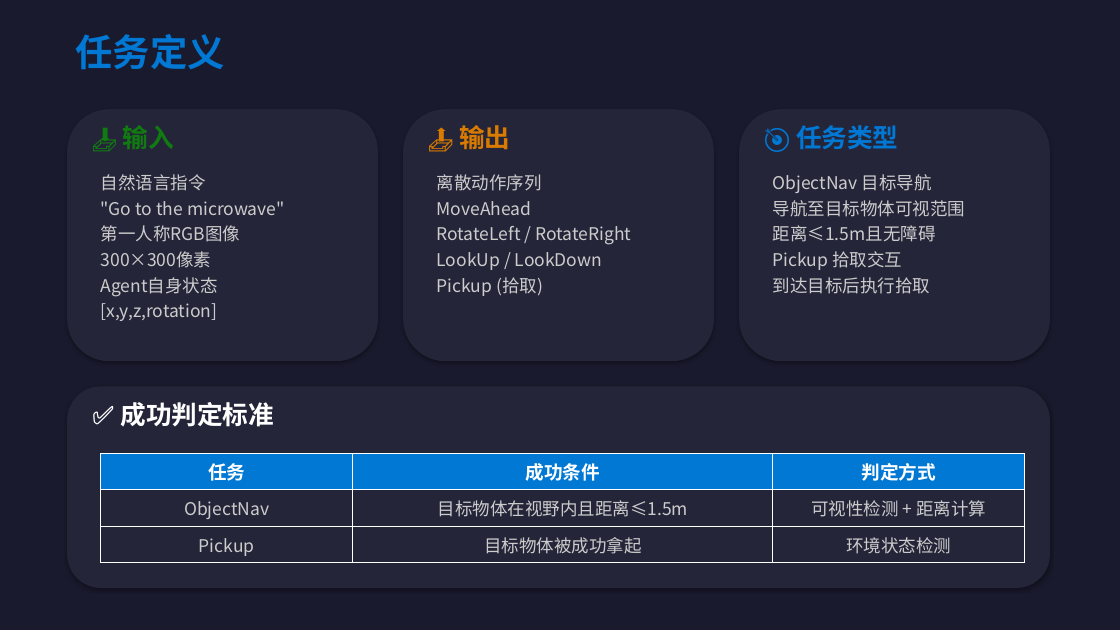
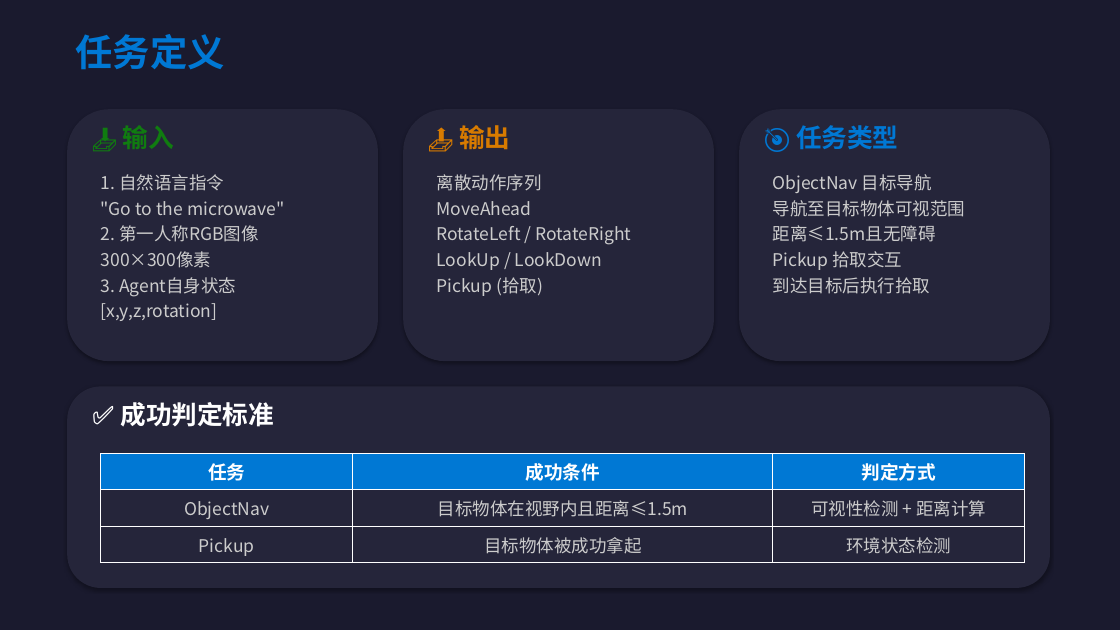
Before and after one commit to QAWe-ikun/mLLM, a slide deck: slide 3 of docs/开题展示.pptx. Drawn at 1120x630 pixels with LibreOffice and Linux fonts; fonts in the diff are those of the drawing. Boxes give left, top, right and bottom in pixels: in the first picture for what was removed or moved away, otherwise in the second. Text is boxed around its words. In the diff, an @@ line names an element or a change of style, - is before the commit and + after.

```diff
--- a/docs/开题展示.pptx
+++ b/docs/开题展示.pptx
@@ text at bbox=[101, 174, 224, 191]: text changed @@
-自然语言指令
+1. 自然语言指令
@@ text at bbox=[101, 225, 259, 242]: text changed @@
-第一人称RGB图像
+2. 第一人称RGB图像
@@ text at bbox=[101, 277, 236, 297]: text changed @@
-Agent自身状态
+3. Agent自身状态
```
Also in this commit, not shown: 4 other slides changed, 9 other files.
